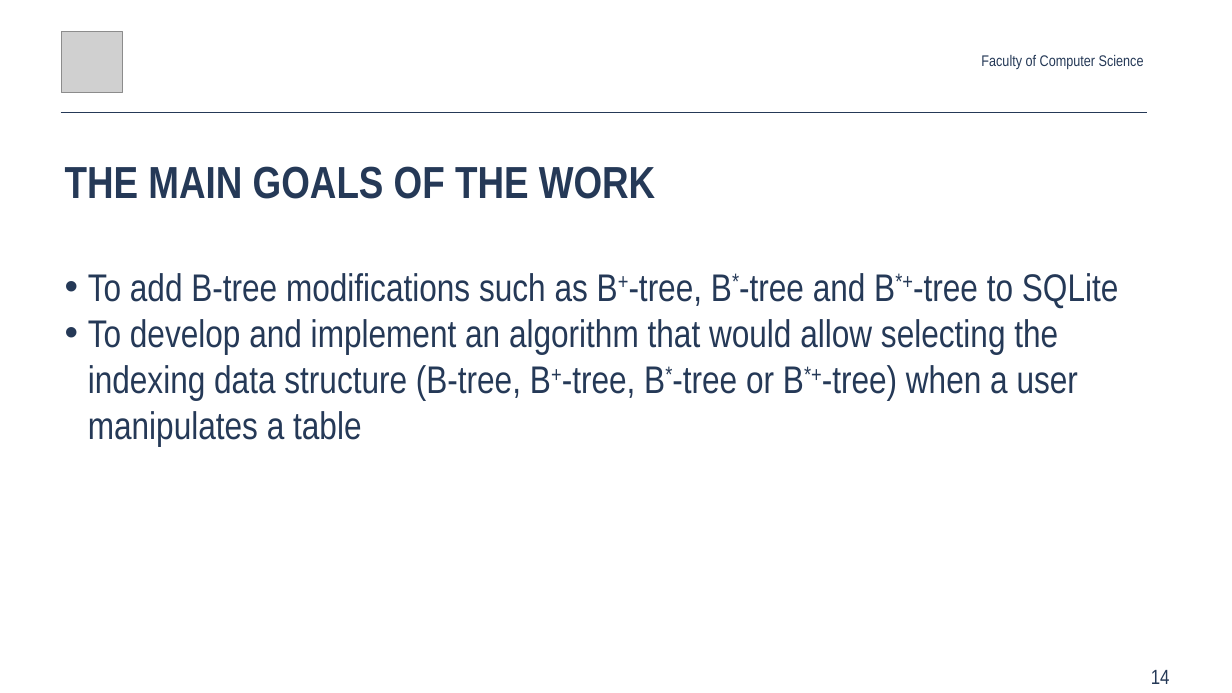
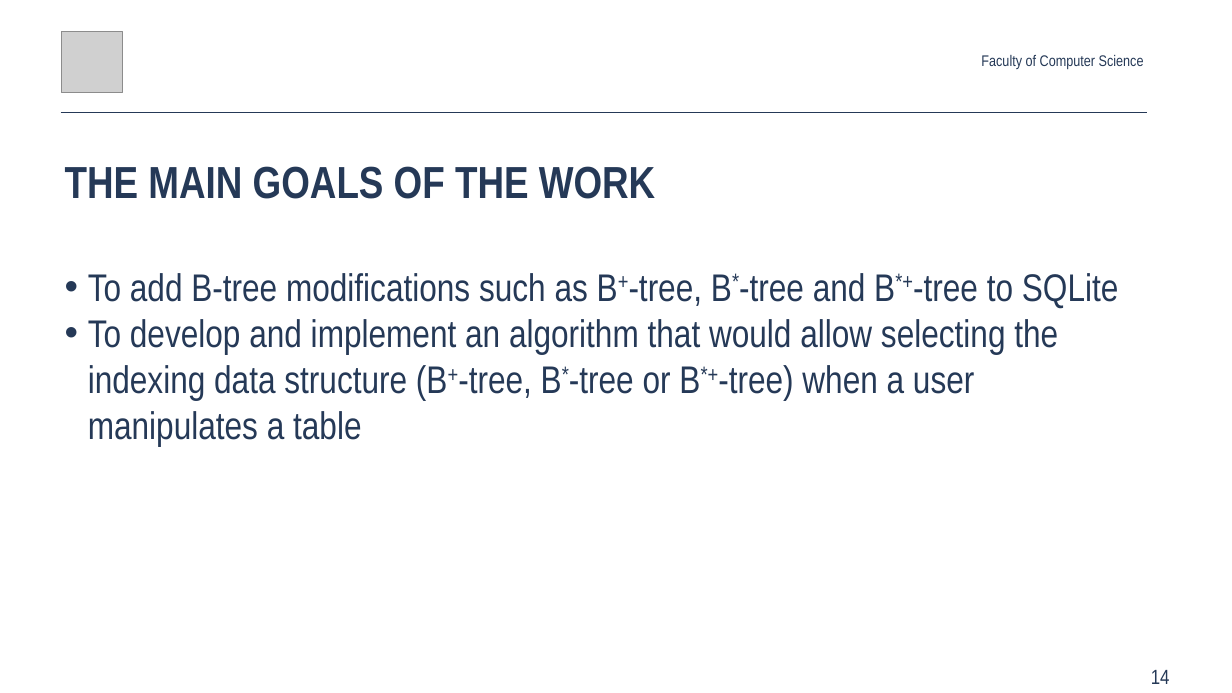
Before and after one commit to Glost/btrees_2019, a slide deck: slide 14 of root/docs/slides/Anton_Rigin_SYRCoSE_2019.pptx. Drawn at 1232x693 pixels with LibreOffice and Linux fonts; fonts in the diff are those of the drawing; grey boxes stand for pictures. Boxes give left, top, right and bottom in pixels: in the first picture for what was removed or moved away, otherwise in the second. Text is boxed around its words. In the diff, an @@ line names an element or a change of style, - is before the commit and + after.

```diff
--- a/root/docs/slides/Anton_Rigin_SYRCoSE_2019.pptx
+++ b/root/docs/slides/Anton_Rigin_SYRCoSE_2019.pptx
@@ text at bbox=[88, 319, 1058, 447]: text changed @@
-• To develop and implement an algorithm that would allow selecting the indexing data structure (B-tree, B+-tree, B*-tree or B*+-tree) when a user manipulates a table
+• To develop and implement an algorithm that would allow selecting the indexing data structure (B+-tree, B*-tree or B*+-tree) when a user manipulates a table
```
Also in this commit, not shown: 2 other slides changed, 1 other file.
